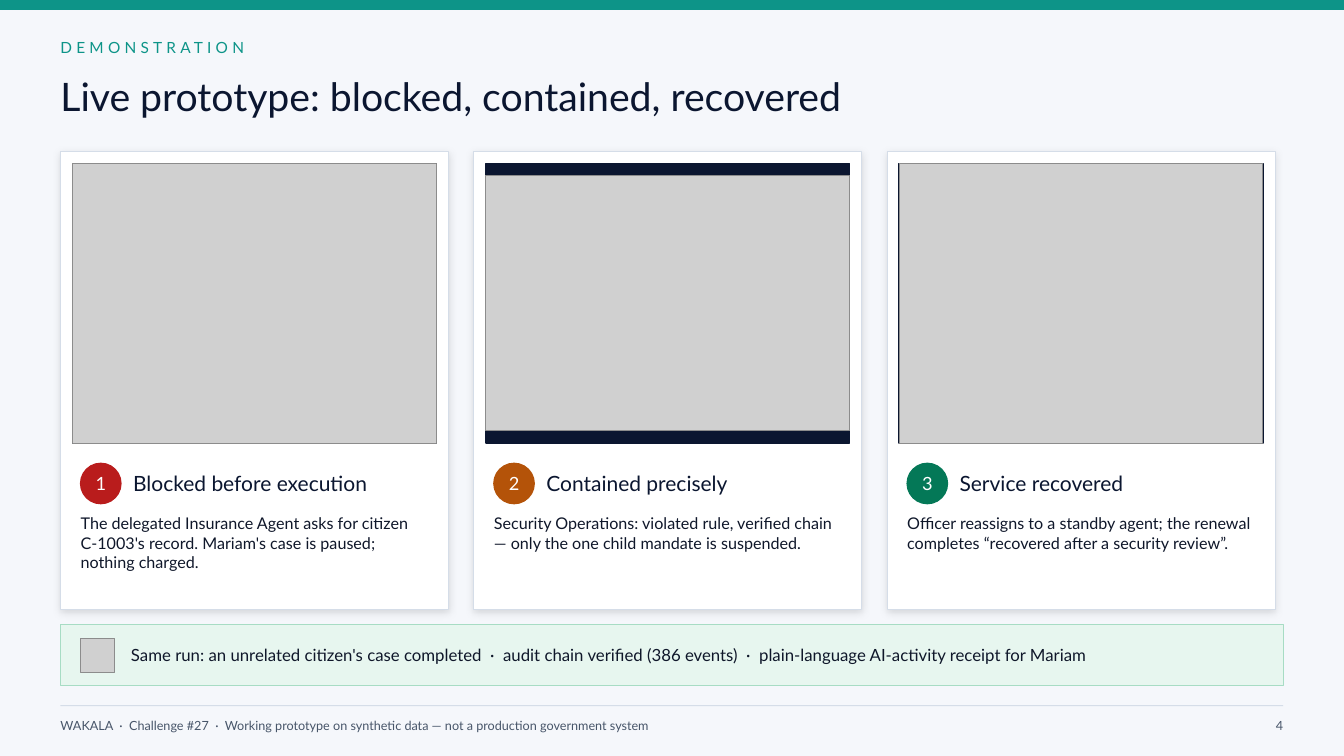
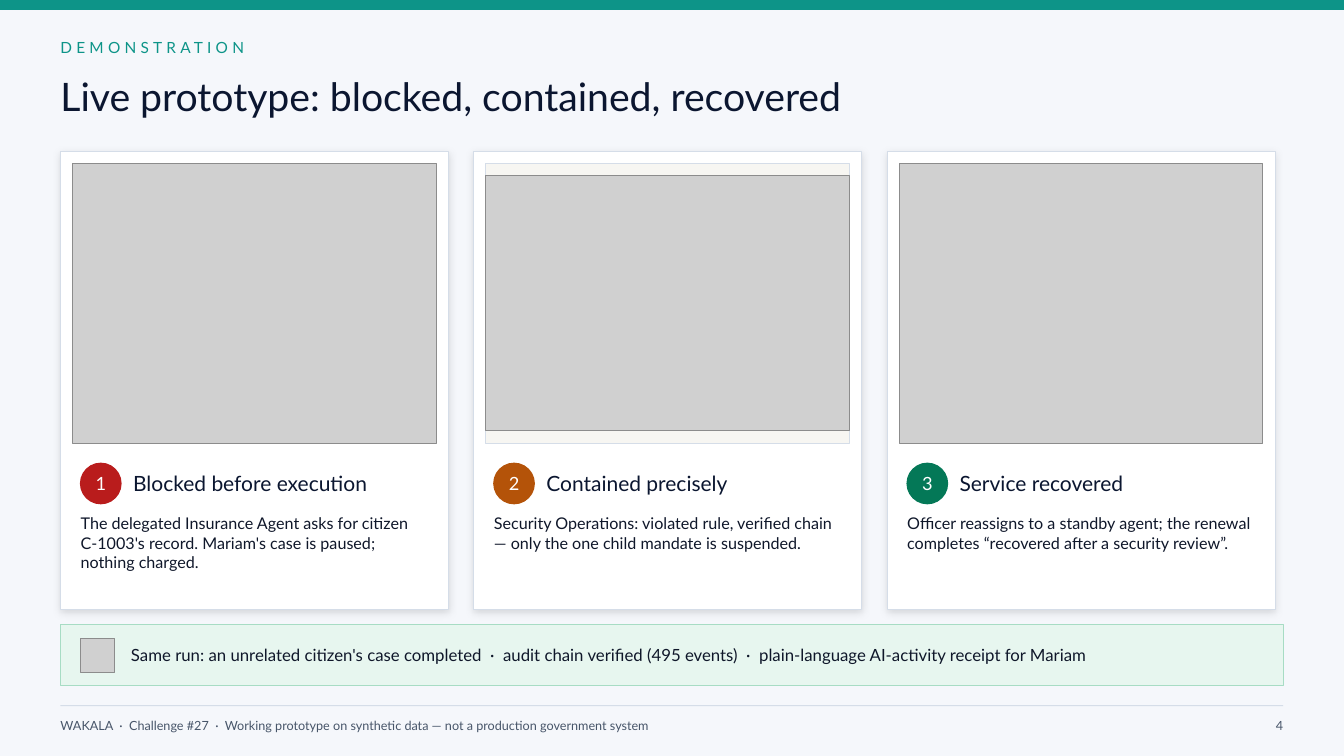
Before and after one commit to krishnendu31/WAKALA, a slide deck: slide 4 of submission/WAKALA_Pitch_Deck.pptx. Drawn at 1344x756 pixels with LibreOffice and Linux fonts; fonts in the diff are those of the drawing; grey boxes stand for pictures. Boxes give left, top, right and bottom in pixels: in the first picture for what was removed or moved away, otherwise in the second. Text is boxed around its words. In the diff, an @@ line names an element or a change of style, - is before the commit and + after.

```diff
--- a/submission/WAKALA_Pitch_Deck.pptx
+++ b/submission/WAKALA_Pitch_Deck.pptx
@@ rectangle at box(486, 163, 850, 444): fill #0B1630 to #F7F6F2; outline #0B1630 1 pt to #D5DDE8 0.75 pt @@
@@ rectangle removed at box(899, 163, 1263, 444) @@
@@ text at box(131, 648, 1086, 664): text changed @@
-Same run: an unrelated citizen's case completed · audit chain verified (386 events) · plain-language AI-activity receipt for Mariam
+Same run: an unrelated citizen's case completed · audit chain verified (495 events) · plain-language AI-activity receipt for Mariam
```
Also in this commit, not shown: 1 other slide changed, 30 other files.
